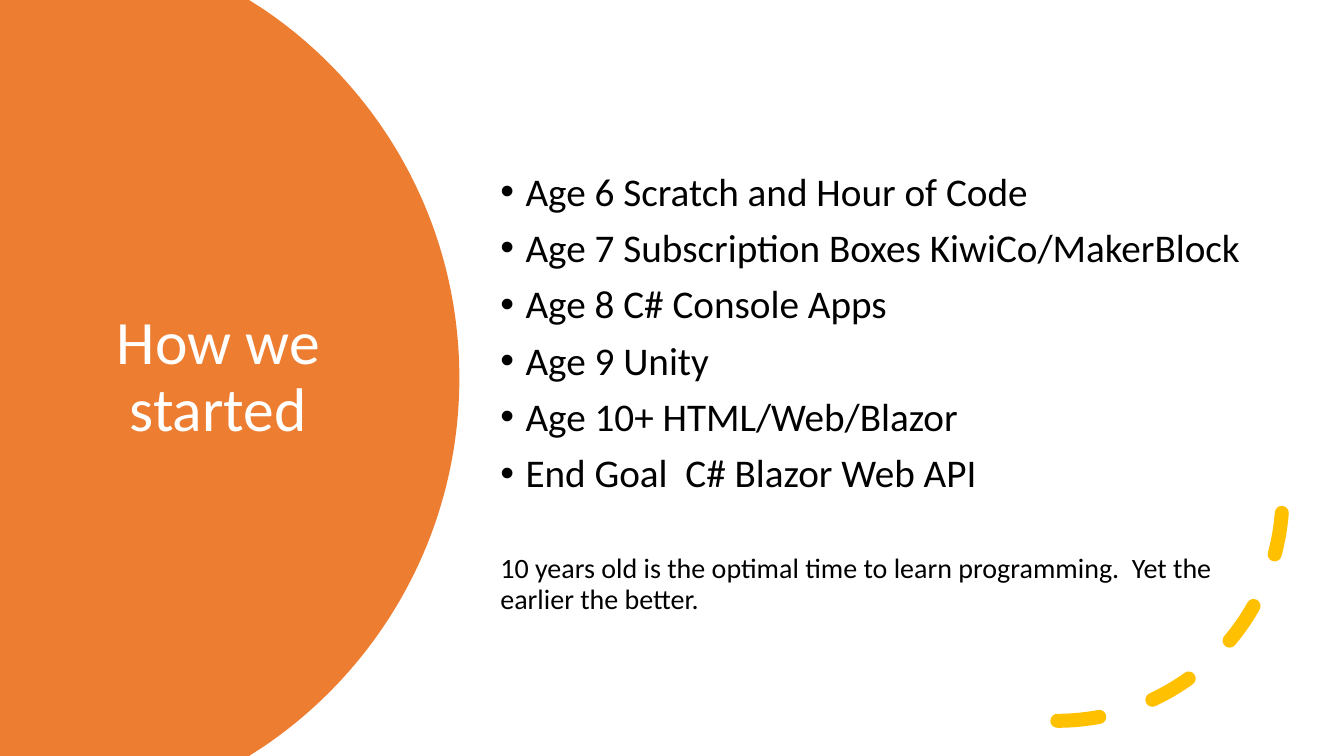
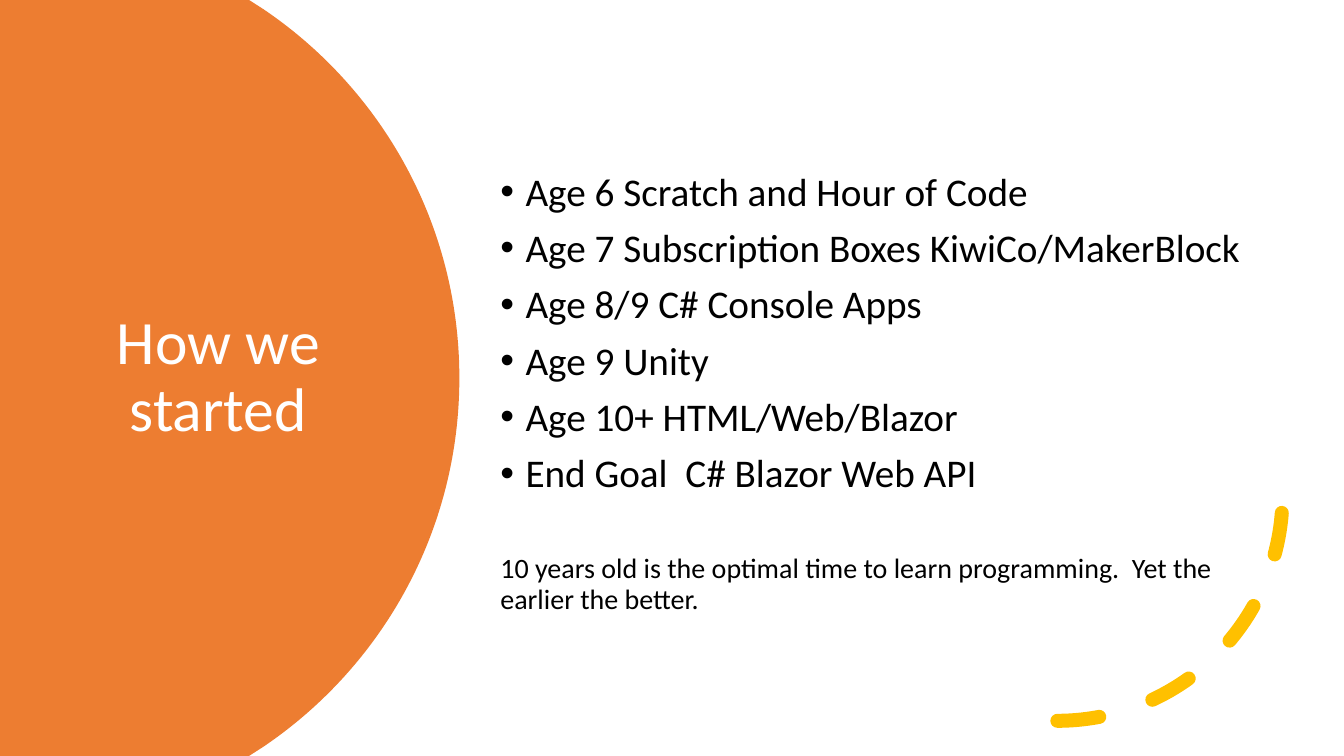
Before and after one commit to kevmoens/ThatConference2022, a slide deck: slide 11 of ThatConference2022.pptx (slide 8 before the commit). Drawn at 1344x756 pixels with LibreOffice and Linux fonts; fonts in the diff are those of the drawing. Boxes give left, top, right and bottom in pixels: in the first picture for what was removed or moved away, otherwise in the second. Text is boxed around its words. In the diff, an @@ line names an element or a change of style, - is before the commit and + after.

```diff
--- a/ThatConference2022.pptx
+++ b/ThatConference2022.pptx
@@ text at (526, 290, 922, 325): text changed @@
-• Age 8 C# Console Apps
+• Age 8/9 C# Console Apps
```
Also in this commit, not shown: 1 other slide changed, 4 slides added.
